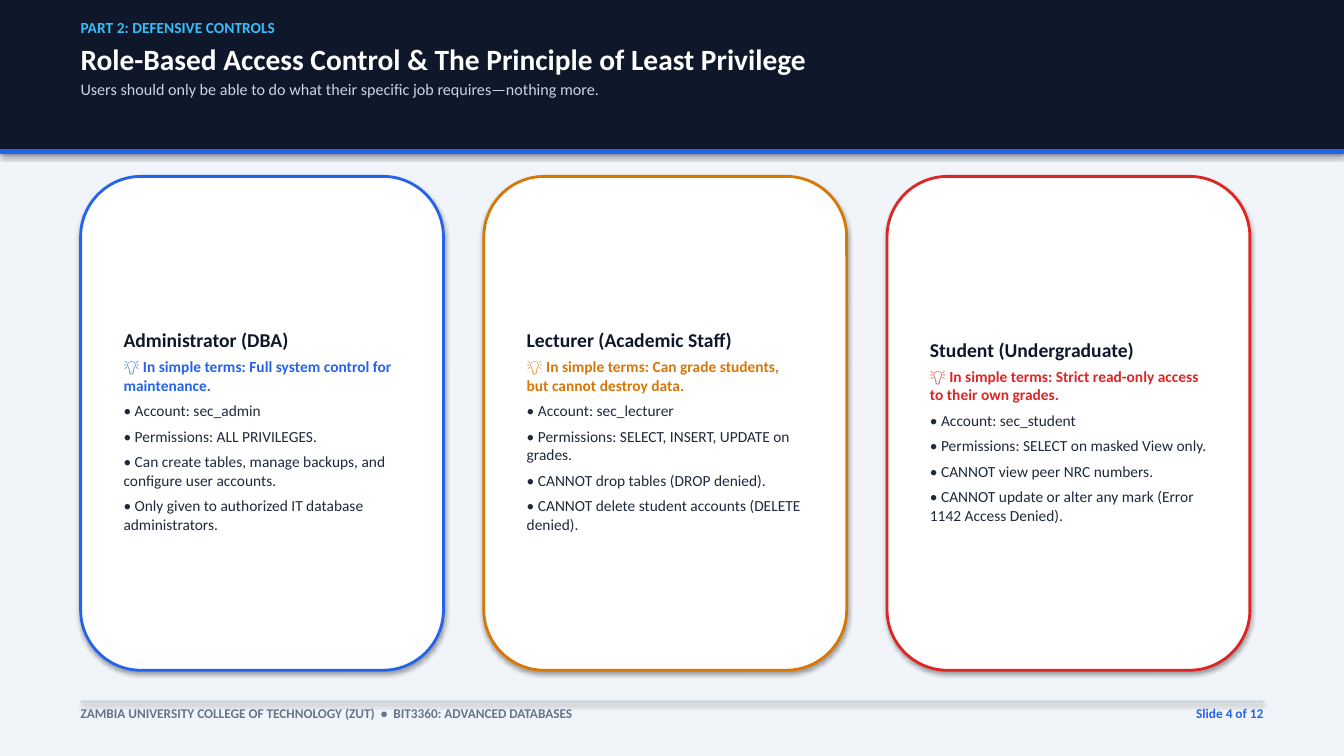
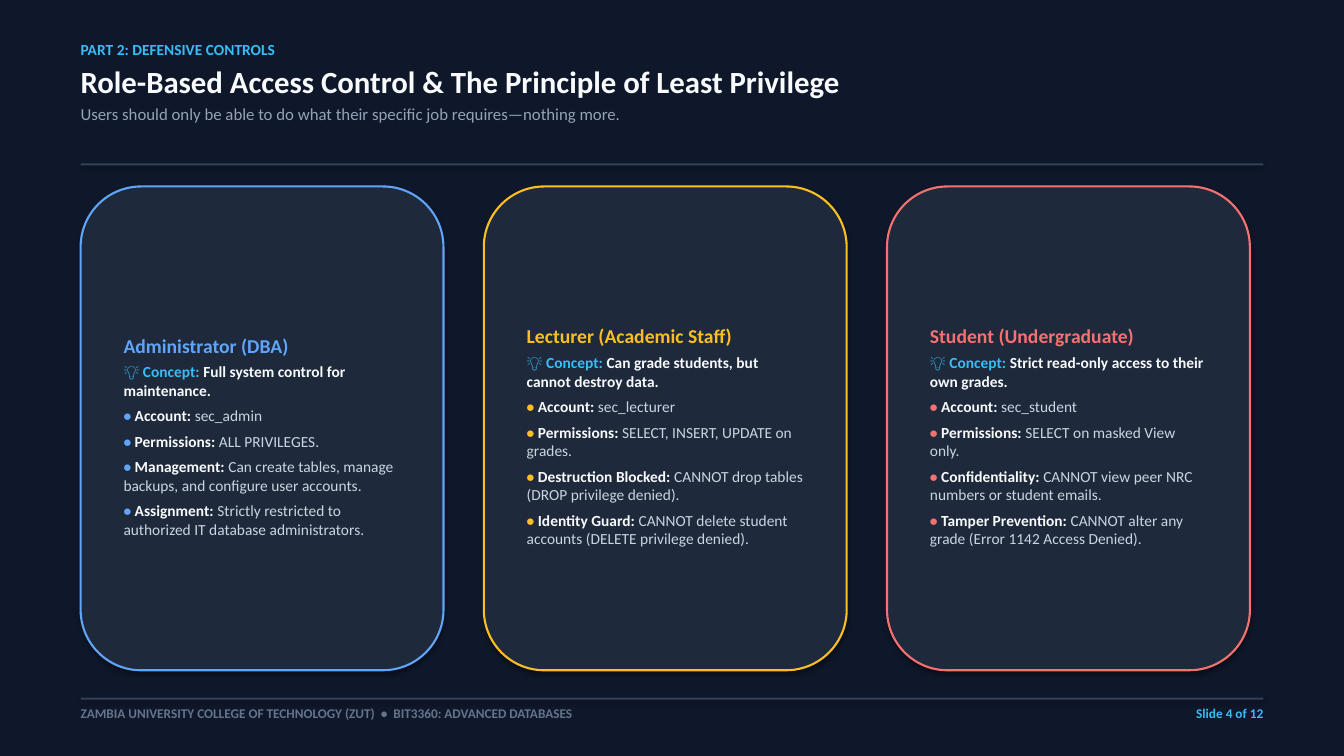
Before and after one commit to comfortpenyengwe-afk/ADA-assignment-for-the-ohns, a slide deck: slide 4 of BIT3360_Database_Security_Presentation.pptx. Drawn at 1344x756 pixels with LibreOffice and Linux fonts; fonts in the diff are those of the drawing. Boxes give left, top, right and bottom in pixels: in the first picture for what was removed or moved away, otherwise in the second. Text is boxed around its words. In the diff, an @@ line names an element or a change of style, - is before the commit and + after.

Commit message:
Apply dark cybersecurity theme to presentation deck and HTML matching Windows Security styling

```diff
--- a/BIT3360_Database_Security_Presentation.pptx
+++ b/BIT3360_Database_Security_Presentation.pptx
@@ rectangle at (x1=0, y1=0, x2=1344, y2=756): fill #F1F5F9 to #0F172A @@
@@ rectangle removed at (x1=0, y1=0, x2=1344, y2=149) @@
@@ text "PART 2: DEFENSIVE CONTROLS" moved from (x1=81, y1=23, x2=806, y2=98) to (x1=81, y1=45, x2=840, y2=123) @@
@@ text at (x1=81, y1=71, x2=840, y2=123): size 21 to 22 pt, text colour #FFFFFF to #F8FAFC in "Role-Based Access Control & The Principle of ..."; size 11.5 to 12 pt, text colour #CBD5E1 to #94A3B8 in "Users should only be able to do ..."; more space between paragraphs @@
@@ rectangle resized from (x1=0, y1=149, x2=1344, y2=154) to (x1=81, y1=163, x2=1263, y2=165) @@
@@ rectangle at (x1=81, y1=163, x2=1263, y2=165): fill #2563EB to #334155 @@
@@ rounded rectangle "Administrator (DBA)" resized from (x1=81, y1=176, x2=444, y2=670) to (x1=81, y1=187, x2=444, y2=670) @@
@@ rounded rectangle "Administrator (DBA)" at (x1=81, y1=187, x2=444, y2=670): fill #FFFFFF to #1E293B; outline #2563EB 2 pt to #60A5FA 1.5 pt @@
@@ rounded rectangle "Lecturer (Academic Staff)" resized from (x1=484, y1=176, x2=847, y2=670) to (x1=484, y1=187, x2=847, y2=670) @@
@@ rounded rectangle "Lecturer (Academic Staff)" at (x1=484, y1=187, x2=847, y2=670): fill #FFFFFF to #1E293B; outline #D97706 2 pt to #FBBF24 1.5 pt @@
@@ rounded rectangle "Student (Undergraduate)" resized from (x1=887, y1=176, x2=1250, y2=670) to (x1=887, y1=187, x2=1250, y2=670) @@
@@ rounded rectangle "Student (Undergraduate)" at (x1=887, y1=187, x2=1250, y2=670): fill #FFFFFF to #1E293B; outline #DC2626 2 pt to #F87171 1.5 pt @@
@@ text in rounded rectangle at (x1=527, y1=328, x2=792, y2=459): text colour #0F172A to #FBBF24 in "Lecturer (Academic Staff)"; text colour #1E293B to #FBBF24 in "•", "•"; text colour #1E293B to #F8FAFC in "Account:", "Permissions:"; text colour #1E293B to #CBD5E1 in "sec_lecturer", "SELECT, INSERT, UPDATE on grades."; bold on in "• Account:", "• Permissions:" @@
@@ text in rounded rectangle at (x1=930, y1=328, x2=1175, y2=459): text colour #0F172A to #F87171 in "Student (Undergraduate)"; text colour #1E293B to #F87171 in "•", "•"; text colour #1E293B to #F8FAFC in "Account:", "Permissions:"; text colour #1E293B to #CBD5E1 in "sec_student", "SELECT on masked View only."; bold on in "• Account:", "• Permissions:" @@
@@ text in rounded rectangle at (x1=124, y1=338, x2=319, y2=447): text colour #0F172A to #60A5FA in "Administrator (DBA)"; text colour #1E293B to #60A5FA in "•", "•"; text colour #1E293B to #F8FAFC in "Account:", "Permissions:"; text colour #1E293B to #CBD5E1 in "sec_admin", "ALL PRIVILEGES."; bold on in "• Account:", "• Permissions:" @@
@@ text in rounded rectangle at (x1=527, y1=357, x2=758, y2=390): text changed; text colour #D97706 to #F8FAFC @@
-💡 In simple terms: Can grade students, but cannot destroy data.
+💡 Concept: Can grade students, but cannot destroy data.
@@ text in rounded rectangle at (x1=930, y1=357, x2=1204, y2=390): text changed; text colour #DC2626 to #F8FAFC @@
-💡 In simple terms: Strict read-only access to their own grades.
+💡 Concept: Strict read-only access to their own grades.
@@ text in rounded rectangle at (x1=124, y1=366, x2=345, y2=396): text changed; text colour #2563EB to #F8FAFC @@
-💡 In simple terms: Full system control for maintenance.
+💡 Concept: Full system control for maintenance.
@@ text in rounded rectangle at (x1=124, y1=461, x2=393, y2=535): text changed; text colour #1E293B to #CBD5E1 @@
-• Can create tables, manage backups, and configure user accounts.
-• Only given to authorized IT database administrators.
+• Management: Can create tables, manage backups, and configure user accounts.
+• Assignment: Strictly restricted to authorized IT database administrators.
@@ text in rounded rectangle at (x1=527, y1=471, x2=803, y2=547): text changed; text colour #1E293B to #CBD5E1 @@
-• CANNOT drop tables (DROP denied).
-• CANNOT delete student accounts (DELETE denied).
+• Destruction Blocked: CANNOT drop tables (DROP privilege denied).
+• Identity Guard: CANNOT delete student accounts (DELETE privilege denied).
@@ text in rounded rectangle at (x1=930, y1=471, x2=1192, y2=547): text changed; text colour #1E293B to #CBD5E1 @@
-• CANNOT view peer NRC numbers.
-• CANNOT update or alter any mark (Error 1142 Access Denied).
+• Confidentiality: CANNOT view peer NRC numbers or student emails.
+• Tamper Prevention: CANNOT alter any grade (Error 1142 Access Denied).
@@ rectangle at (x1=81, y1=698, x2=1263, y2=700): fill #CBD5E1 to #334155 @@
@@ text "Slide 4 of 12" at (x1=1196, y1=708, x2=1263, y2=718): text colour #2563EB to #38BDF8 @@
```
Also in this commit, not shown: 11 other slides changed, 7 other files.
